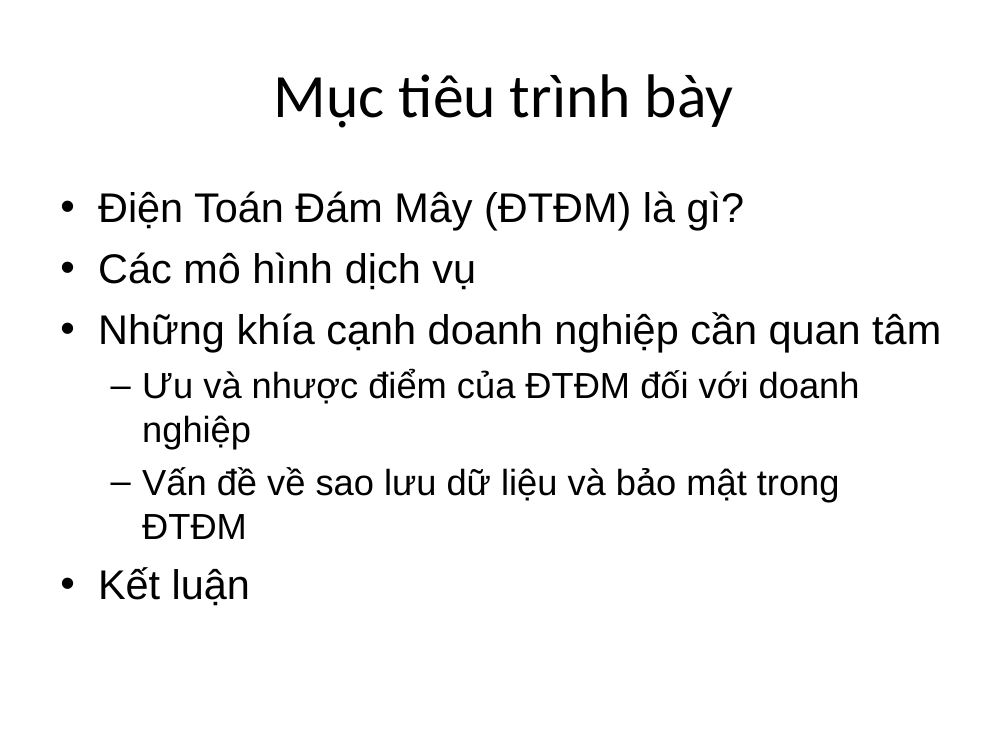
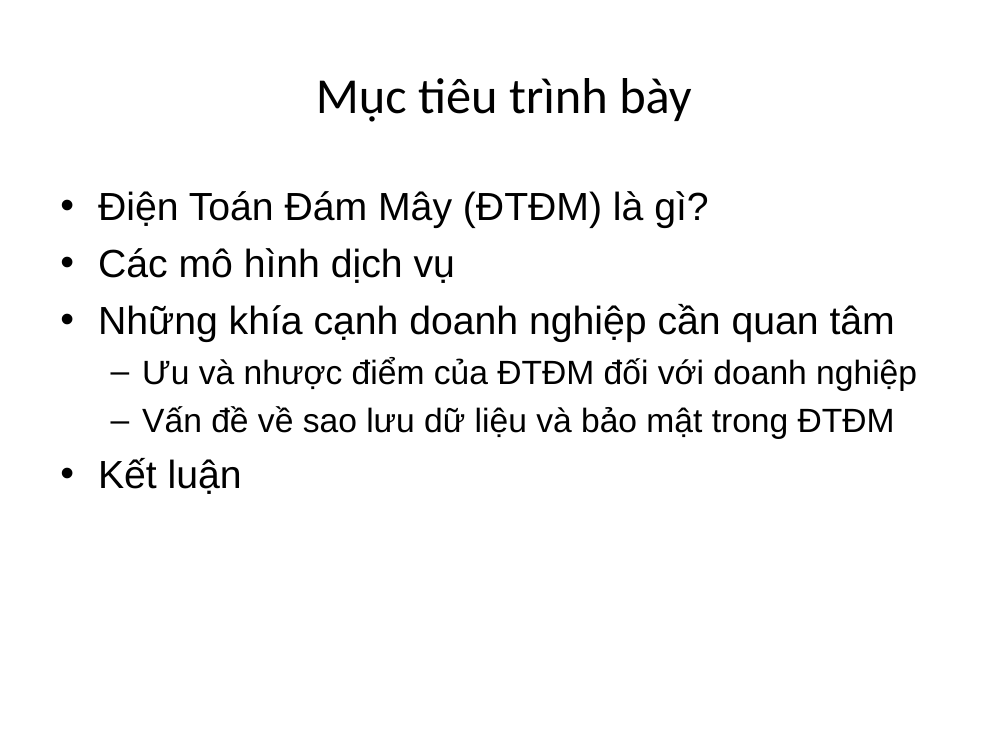
Before and after one commit to ndlongit/longnd-data, a slide deck: slide 3 of Temp/Bai tap ky nang - NDL.ppt. Drawn at 1008x756 pixels with LibreOffice and Linux fonts; fonts in the diff are those of the drawing. Boxes give left, top, right and bottom in pixels: in the first picture for what was removed or moved away, otherwise in the second. Text is boxed around its words. In the diff, an @@ line names an element or a change of style, - is before the commit and + after.

Commit message:
Format font

```diff
--- a/Temp/Bai tap ky nang - NDL.ppt
+++ b/Temp/Bai tap ky nang - NDL.ppt
@@ title "Mục tiêu trình bày" at (316,78,691,122): size 44 to 36 pt @@
@@ text "Điện Toán Đám Mây (ĐTĐM) ..." at (98,191,917,494): size 29.6 to 28 pt in "Điện Toán Đám Mây (ĐTĐM) là gì?", "Các mô hình dịch vụ", "Những khía cạnh doanh nghiệp cần quan ...", "Kết luận"; size 25.9 to 24 pt in "Ưu và nhược điểm của ĐTĐM đối ...", "Vấn đề về sao lưu dữ liệu ..."; less space between paragraphs @@
```
Also in this commit, not shown: 8 other slides changed.
